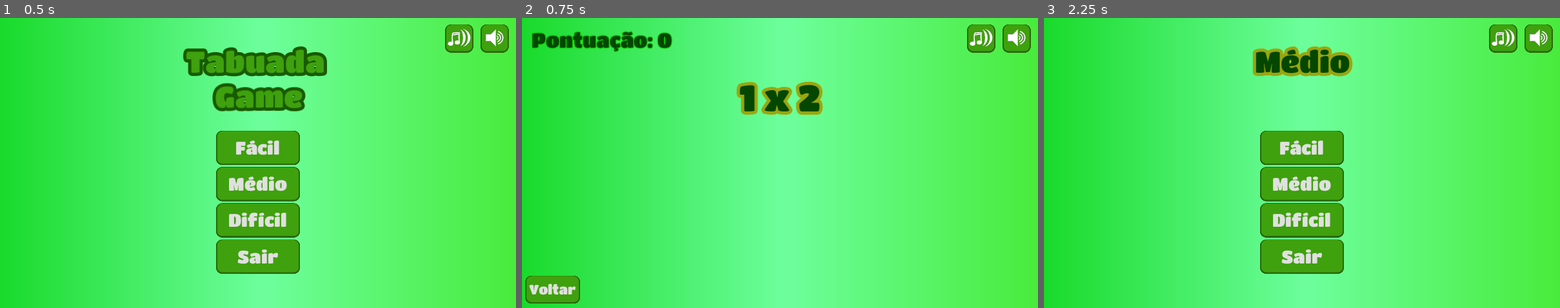
Above: before the commit, frames 1-3 (left to right).
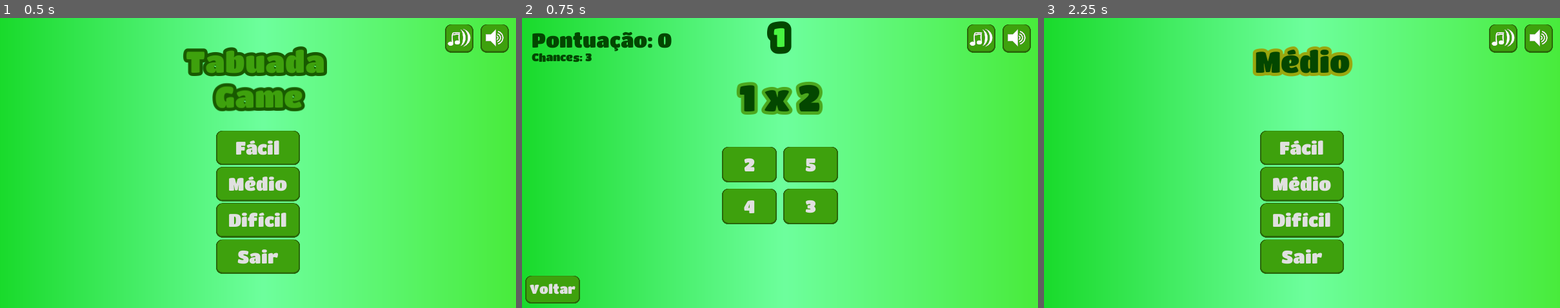
Above: after the commit, the same moments.

Repository: Felipe4747/JogoEducativo-UNIFESP-2022-2
Game: Godot game, scene res://src/scenes/MainMenu.tscn
Same seed, same stepped clock (60 frames per second), same inputs: the game is played once before the commit and once after it.
Inputs:
- Up to frame 1 (0.5 s): no input
- Up to frame 2 (0.75 s): click "Fácil" at 0.5 s
- Up to frame 3 (2.25 s): click "Voltar" at 1.25 s; click "Médio" at 2 s

Frame 1 is identical in both runs. In frame 2, 7.0% of the frame differs, in the area x 1-62%, y 1-96%; in frame 3, nothing differs.

Commit message:
Update
Adicionado multiplicador de pontos (precisa ser melhorado)
Adicionadas respostas aleatórias (não se repetem)
Jogo passa a rodada sem ganhar pontos se errar muito
Indicador de rodada

Diff:
--- a/Buttons.gd
+++ b/Buttons.gd
@@ -7,7 +7,7 @@
 
 # Called when the node enters the scene tree for the first time.
 func _ready():
-	Sound_Manager()
+	#Sound_Manager()
 	pass # Replace with function body.
 
 
--- a/src/scenes/Facil.gd
+++ b/src/scenes/Facil.gd
@@ -1,24 +1,59 @@
 extends Control
 
-
-# Declare member variables here. Examples:
-# var a = 2
-# var b = "text"
 var random = RandomNumberGenerator.new()
 var fator1
 var fator2
-var res
+var right
+var pontuacao = 0
+var multiplicador
+var rodada = 0
 
-# Called when the node enters the scene tree for the first time.
 func _ready():
 	random.randomize()
+	nextRound()
+	pass
+
+func nextRound():
+	rodada+=1
+	$NinePatchRect/Rodada.bbcode_text = "[center]"+str(rodada)+"[/center]"
+	multiplicador = 3
+	$NinePatchRect/Chances.text = "Chances: "+str(multiplicador)
+	$NinePatchRect/Pontuacao.text = "Pontuação: "+str(pontuacao)
 	fator1 = random.randi_range(1,5)
 	fator2 = random.randi_range(1,5)
-	res = fator1*fator2
 	$NinePatchRect/Conta.bbcode_text = "[center]"+str(fator1)+" x "+str(fator2)+"[center]"
-	pass # Replace with function body.
-
+	right = fator1*fator2
+	var res = [right]
+	while res.size()<4:
+		var add = right+random.randi_range(-4,4)
+		if(!res.has(add) and add>0):
+			res.append(add)
+	res.shuffle()
+	for i in range(4):
+		get_node("NinePatchRect/GridContainer/Res"+str(i+1)).text = str(res[i])
 
 # Called every frame. 'delta' is the elapsed time since the previous frame.
 #func _process(delta):
 #	pass
+
+
+func _on_Res_pressed(button: String):
+	#button = Res1, Res2...
+	print(button)
+	if get_node("NinePatchRect/GridContainer/"+button).text == str(right):
+		pontuacao()
+	elif multiplicador > 1:
+		multiplicador-=1
+		$NinePatchRect/Chances.text = "Chances: "+str(multiplicador)
+	else:
+		nextRound()
+	pass # Replace with function body.
+
+func verificaResposta():
+	pass
+
+func pontuacao():
+	pontuacao+=10*multiplicador
+	print("resposta certa")
+	nextRound()
+	pass
--- a/src/scenes/Facil.tscn
+++ b/src/scenes/Facil.tscn
@@ -16,18 +16,27 @@
 [sub_resource type="DynamicFont" id=3]
 size = 92
 outline_size = 8
-outline_color = Color( 0.603922, 0.65098, 0.054902, 1 )
+outline_color = Color( 0.298039, 0.658824, 0.117647, 1 )
 use_filter = true
 font_data = ExtResource( 1 )
 
 [sub_resource type="DynamicFont" id=12]
 size = 50
-outline_size = 2
 outline_color = Color( 0.0588235, 0.737255, 0, 1 )
 font_data = ExtResource( 1 )
 
-[sub_resource type="DynamicFont" id=4]
-size = 35
+[sub_resource type="DynamicFont" id=14]
+size = 28
+font_data = ExtResource( 1 )
+
+[sub_resource type="DynamicFont" id=15]
+size = 66
+outline_size = 17
+outline_color = Color( 0.0117647, 0.278431, 0, 1 )
+font_data = ExtResource( 1 )
+
+[sub_resource type="DynamicFont" id=13]
+size = 32
 font_data = ExtResource( 1 )
 
 [sub_resource type="StyleBoxFlat" id=5]
@@ -104,12 +113,17 @@
 corner_radius_bottom_right = 15
 corner_radius_bottom_left = 15
 
+[sub_resource type="DynamicFont" id=4]
+size = 45
+font_data = ExtResource( 1 )
+
 [node name="Facil" type="Control"]
 anchor_right = 1.0
 anchor_bottom = 1.0
 script = ExtResource( 3 )
 __meta__ = {
-"_edit_lock_": true
+"_edit_lock_": true,
+"_edit_vertical_guides_": [ 640.0 ]
 }
 
 [node name="NinePatchRect" type="NinePatchRect" parent="."]
@@ -161,12 +175,54 @@
 "_editor_description_": ""
 }
 
+[node name="Chances" type="RichTextLabel" parent="NinePatchRect"]
+anchor_left = 0.5
+anchor_top = 0.5
+anchor_right = 0.5
+anchor_bottom = 0.5
+margin_left = -616.0
+margin_top = -280.0
+margin_right = -408.0
+margin_bottom = -240.0
+size_flags_vertical = 0
+custom_colors/default_color = Color( 0.0117647, 0.278431, 0, 1 )
+custom_fonts/normal_font = SubResource( 14 )
+text = "Chances: 0"
+fit_content_height = true
+scroll_active = false
+__meta__ = {
+"_edit_lock_": true,
+"_editor_description_": ""
+}
+
+[node name="Rodada" type="RichTextLabel" parent="NinePatchRect"]
+anchor_left = 0.5
+anchor_top = 0.5
+anchor_right = 0.5
+anchor_bottom = 0.5
+margin_left = -96.0
+margin_top = -352.0
+margin_right = 96.0
+margin_bottom = -256.0
+size_flags_vertical = 0
+custom_colors/default_color = Color( 0.282353, 0.960784, 0.25098, 1 )
+custom_fonts/normal_font = SubResource( 15 )
+bbcode_enabled = true
+bbcode_text = "[center]0[/center]"
+text = "0"
+fit_content_height = true
+scroll_active = false
+__meta__ = {
+"_edit_lock_": true,
+"_editor_description_": ""
+}
+
 [node name="Voltar" type="Button" parent="NinePatchRect"]
 margin_left = 8.0
 margin_top = 640.0
 margin_right = 144.0
 margin_bottom = 709.0
-custom_fonts/font = SubResource( 4 )
+custom_fonts/font = SubResource( 13 )
 custom_styles/hover = SubResource( 5 )
 custom_styles/pressed = SubResource( 6 )
 custom_styles/focus = SubResource( 6 )
@@ -213,6 +269,72 @@
 __meta__ = {
 "_edit_lock_": true
 }
+
+[node name="GridContainer" type="Control" parent="NinePatchRect"]
+margin_left = 480.0
+margin_top = 312.0
+margin_right = 800.0
+margin_bottom = 528.0
+
+[node name="Res1" type="Button" parent="NinePatchRect/GridContainer"]
+margin_left = 16.0
+margin_top = 8.0
+margin_right = 152.0
+margin_bottom = 96.0
+focus_mode = 0
+custom_fonts/font = SubResource( 4 )
+custom_styles/hover = SubResource( 5 )
+custom_styles/pressed = SubResource( 6 )
+custom_styles/focus = SubResource( 6 )
+custom_styles/normal = SubResource( 7 )
+enabled_focus_mode = 0
+text = "Res1"
+script = ExtResource( 2 )
+
+[node name="Res2" type="Button" parent="NinePatchRect/GridContainer"]
+margin_left = 168.0
+margin_top = 8.0
+margin_right = 304.0
+margin_bottom = 96.0
+focus_mode = 0
+custom_fonts/font = SubResource( 4 )
+custom_styles/hover = SubResource( 5 )
+custom_styles/pressed = SubResource( 6 )
+custom_styles/focus = SubResource( 6 )
+custom_styles/normal = SubResource( 7 )
+enabled_focus_mode = 0
+text = "Res2"
+script = ExtResource( 2 )
+
+[node name="Res3" type="Button" parent="NinePatchRect/GridContainer"]
+margin_left = 16.0
+margin_top = 112.0
+margin_right = 152.0
+margin_bottom = 200.0
+focus_mode = 0
+custom_fonts/font = SubResource( 4 )
+custom_styles/hover = SubResource( 5 )
+custom_styles/pressed = SubResource( 6 )
+custom_styles/focus = SubResource( 6 )
+custom_styles/normal = SubResource( 7 )
+enabled_focus_mode = 0
+text = "Res3"
+script = ExtResource( 2 )
+
+[node name="Res4" type="Button" parent="NinePatchRect/GridContainer"]
+margin_left = 168.0
+margin_top = 112.0
+margin_right = 304.0
+margin_bottom = 200.0
+focus_mode = 0
+custom_fonts/font = SubResource( 4 )
+custom_styles/hover = SubResource( 5 )
+custom_styles/pressed = SubResource( 6 )
+custom_styles/focus = SubResource( 6 )
+custom_styles/normal = SubResource( 7 )
+enabled_focus_mode = 0
+text = "Res4"
+script = ExtResource( 2 )
 
 [connection signal="mouse_entered" from="NinePatchRect/Voltar" to="NinePatchRect/Voltar" method="_on_Button_mouse_entered"]
 [connection signal="pressed" from="NinePatchRect/Voltar" to="NinePatchRect/Voltar" method="_on_Voltar_pressed"]
@@ -220,3 +342,11 @@
 [connection signal="pressed" from="NinePatchRect/Sound" to="NinePatchRect/Sound" method="_on_Sound_pressed"]
 [connection signal="mouse_entered" from="NinePatchRect/Music" to="NinePatchRect/Music" method="_on_Button_mouse_entered"]
 [connection signal="pressed" from="NinePatchRect/Music" to="NinePatchRect/Music" method="_on_Music_pressed"]
+[connection signal="mouse_entered" from="NinePatchRect/GridContainer/Res1" to="NinePatchRect/GridContainer/Res1" method="_on_Button_mouse_entered"]
+[connection signal="pressed" from="NinePatchRect/GridContainer/Res1" to="." method="_on_Res_pressed" binds= [ "Res1" ]]
+[connection signal="mouse_entered" from="NinePatchRect/GridContainer/Res2" to="NinePatchRect/GridContainer/Res2" method="_on_Button_mouse_entered"]
+[connection signal="pressed" from="NinePatchRect/GridContainer/Res2" to="." method="_on_Res_pressed" binds= [ "Res2" ]]
+[connection signal="mouse_entered" from="NinePatchRect/GridContainer/Res3" to="NinePatchRect/GridContainer/Res3" method="_on_Button_mouse_entered"]
+[connection signal="pressed" from="NinePatchRect/GridContainer/Res3" to="." method="_on_Res_pressed" binds= [ "Res3" ]]
+[connection signal="mouse_entered" from="NinePatchRect/GridContainer/Res4" to="NinePatchRect/GridContainer/Res4" method="_on_Button_mouse_entered"]
+[connection signal="pressed" from="NinePatchRect/GridContainer/Res4" to="." method="_on_Res_pressed" binds= [ "Res4" ]]
Not shown: 1 places in src/scenes/Facil.tscn that only renumber resources
